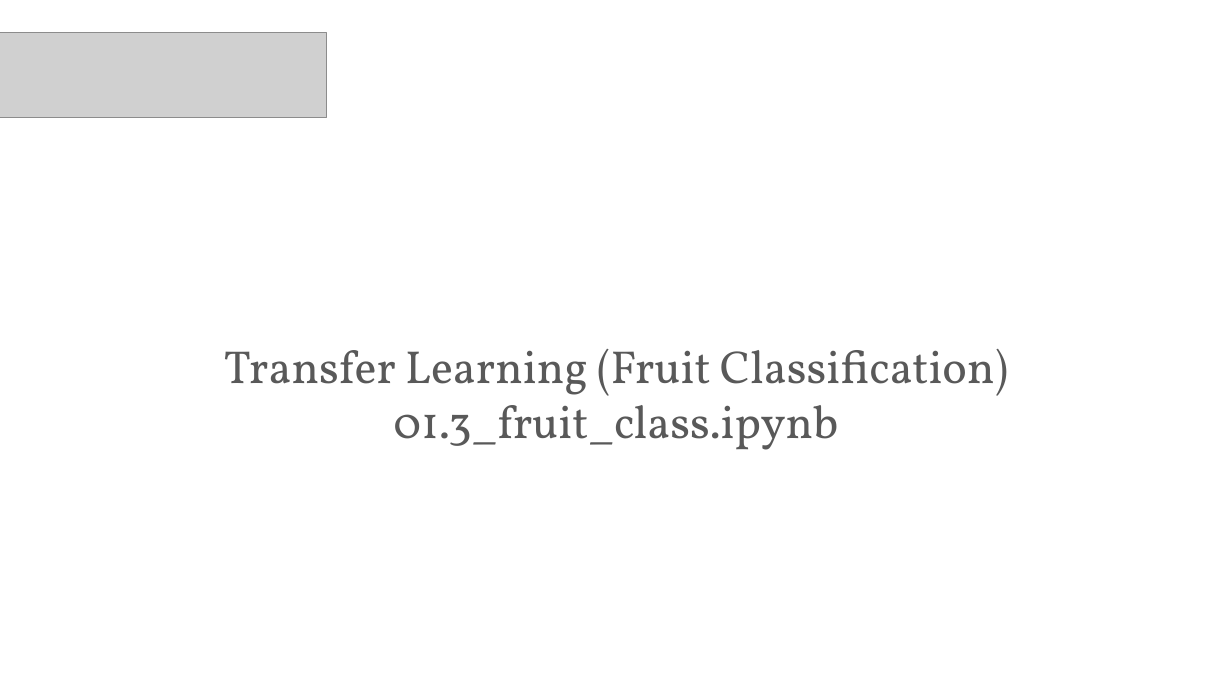
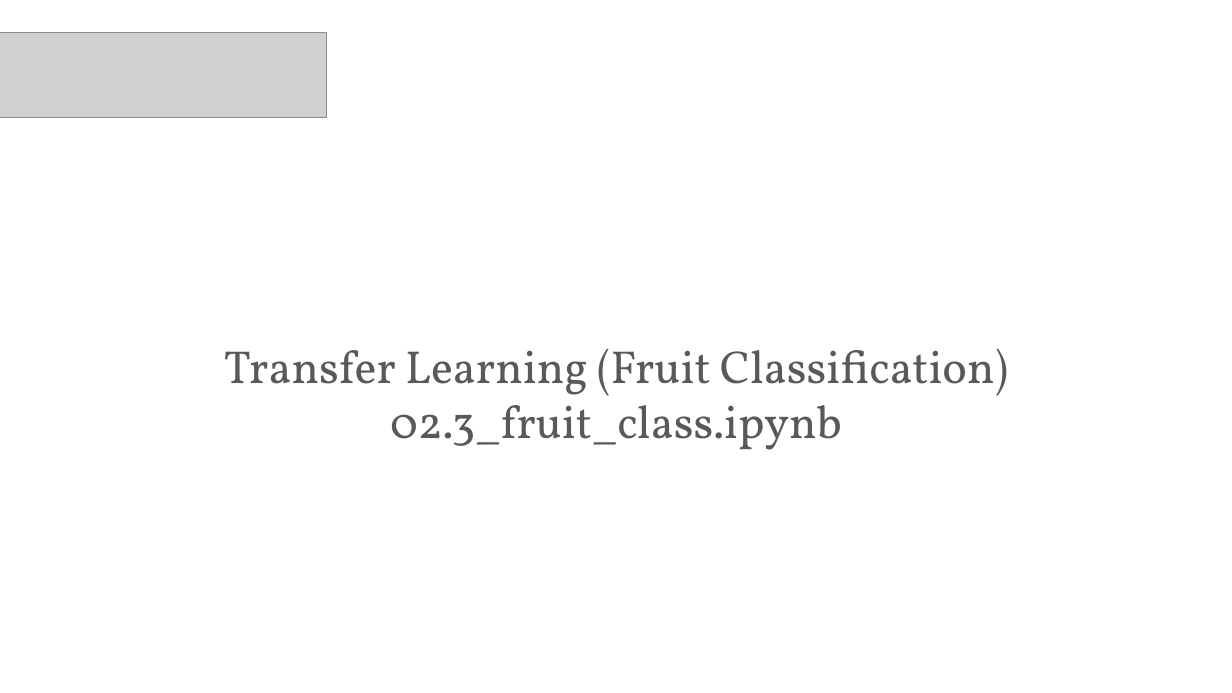
Before and after one commit to PracticumAI/transfer, a slide deck: slide 15 of presentations/02_transfer_learn.pptx (slide 16 before the commit). Drawn at 1232x693 pixels with LibreOffice and Linux fonts; fonts in the diff are those of the drawing; grey boxes stand for pictures. Boxes give left, top, right and bottom in pixels: in the first picture for what was removed or moved away, otherwise in the second. Text is boxed around its words. In the diff, an @@ line names an element or a change of style, - is before the commit and + after.

```diff
--- a/presentations/02_transfer_learn.pptx
+++ b/presentations/02_transfer_learn.pptx
@@ text at <box>390,394,842,450</box>: text changed @@
-01.3_fruit_class.ipynb
+02.3_fruit_class.ipynb
```
Also in this commit, not shown: 2 other slides changed, 1 slide added, 2 slides removed, 2 other files.
